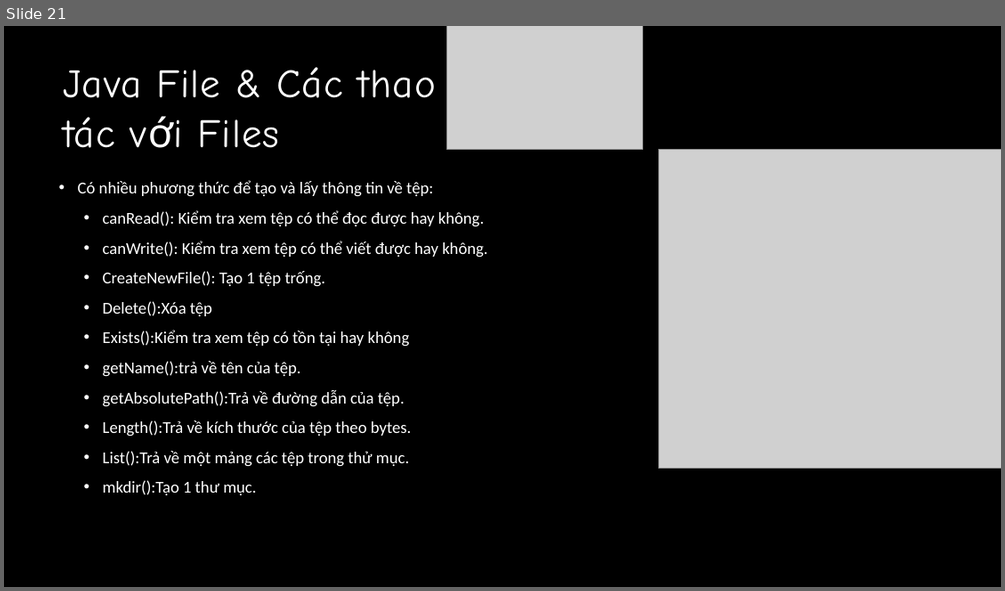
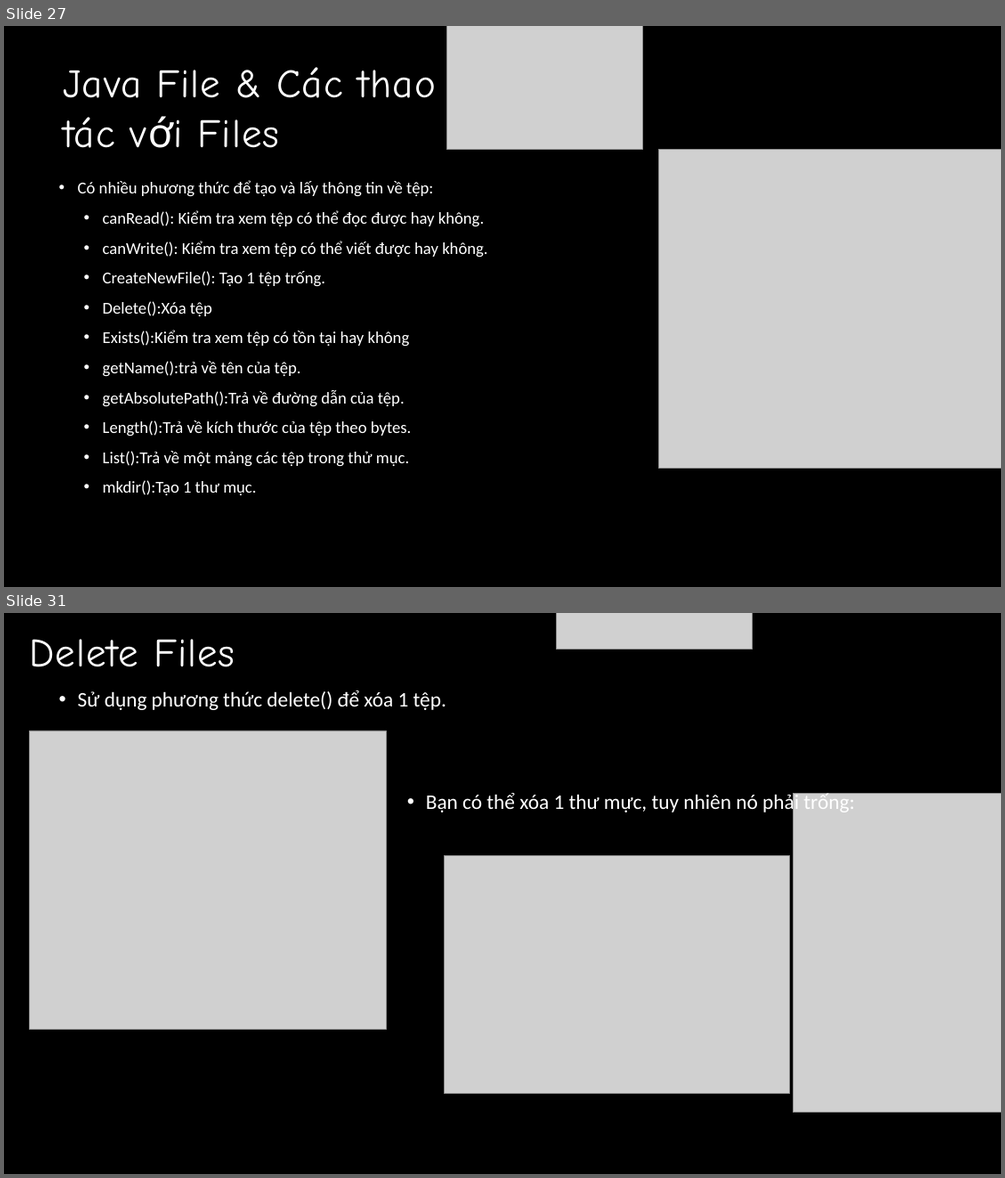
Before and after one commit to QuyetTien1308/intern-nvqtien, a slide deck: baocaotuan1.pptx. Shown one above the other, each under a label of ours: slide 21 before the commit, slides 27 and 31 after it; the slides between them are not shown. The pictures are 1005x591 and 1005x1178 pixels, drawn with LibreOffice and Linux fonts; fonts in the diff are those of the drawing; grey boxes stand for pictures. Boxes give left, top, right and bottom in pixels: in the first picture for what was removed or moved away, otherwise in the second. Text is boxed around its words. In the diff, an @@ line names an element or a change of style, - is before the commit and + after.

```diff
--- a/baocaotuan1.pptx
+++ b/baocaotuan1.pptx
@@ slide 31 added at box(4, 613, 1001, 1174), background #000000 @@
@@ text added at box(30, 639, 235, 667), 58 pt, text #FFFFFF @@
+Delete Files
@@ picture added at box(556, 613, 752, 649) @@
@@ text added at box(78, 690, 446, 710), 30 pt, text #FFFFFF @@
+• Sử dụng phương thức delete() để xóa 1 tệp.
@@ picture added at box(30, 730, 387, 1029) @@
@@ text added at box(426, 791, 854, 814), 30 pt, text #FFFFFF @@
+• Bạn có thể xóa 1 thư mực, tuy nhiên nó phải trống:
@@ picture added at box(793, 794, 1001, 1112) @@
@@ picture added at box(445, 855, 790, 1093) @@
@@ what was slide 21 is now slide 27 @@
```
Also in this commit, not shown: 6 slides changed, 9 other slides added.
